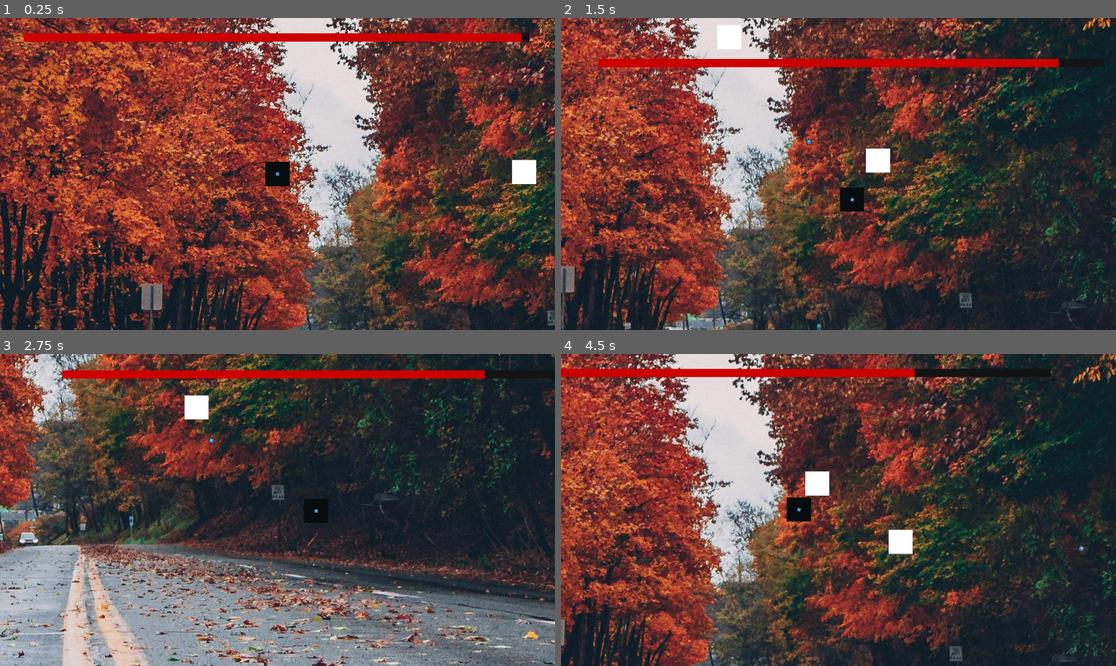
Above: before the commit, frames 1-4 (two rows, left to right).
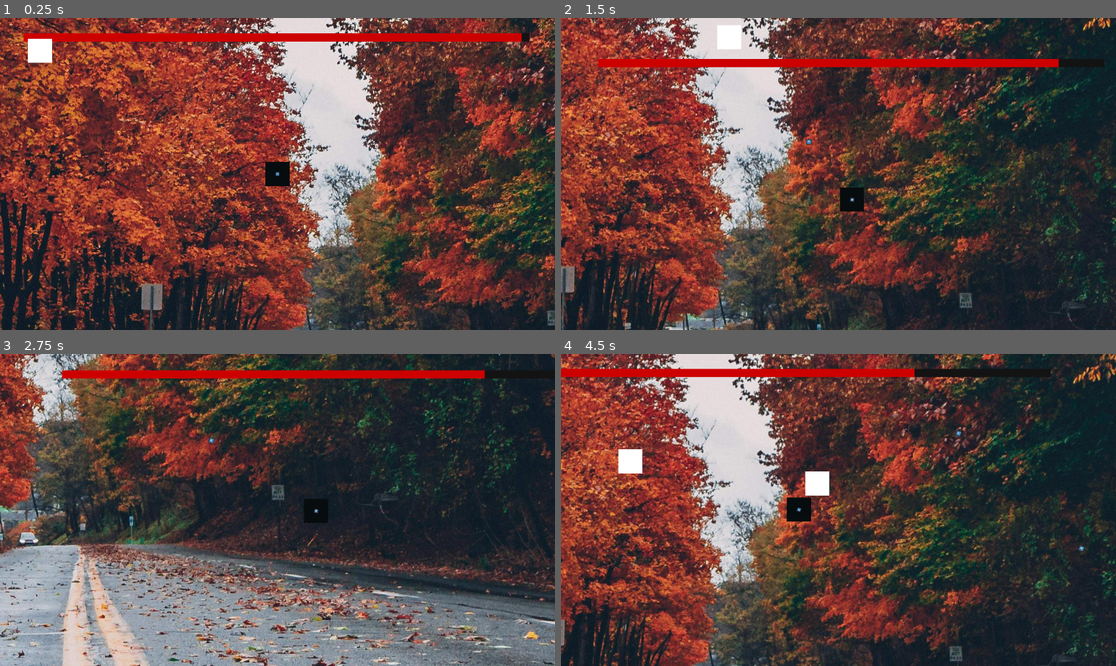
Above: after the commit, the same moments.

Repository: Beverstaart27/mage-game-poc
Game: Godot game, scene res://node_3d.tscn
Same seed, same stepped clock (60 frames per second), same inputs: the game is played once before the commit and once after it. The engine's default icon, where the game draws it, is replaced by a stand-in: a white triangle on a blue panel in a dark square.
Inputs (mouse positions are in pixels of both pictures, inside the frame that each line leads up to):
- Up to frame 1 (0.25 s): no input
- Up to frame 2 (1.5 s): move the mouse to (960, 158) at 0.52 s; hold D (right) 0.53-1.28 s; click (960, 158) at 0.6 s; move the mouse to (727, 189) at 1.27 s; hold S (down) from 1.28 s (still down); click (727, 189) at 1.35 s
- Up to frame 3 (2.75 s): move the mouse to (333, 441) at 2.02 s; release S (down) at 2.03 s; hold D (right) from 2.03 s (still down); click (333, 441) at 2.1 s
- Up to frame 4 (4.5 s): move the mouse to (810, 572) at 2.77 s; release D (right) at 2.78 s; hold W (up) 2.78-3.53 s; click (810, 572) at 2.85 s; move the mouse to (1005, 556) at 3.52 s; hold A (left) from 3.53 s (still down); click (1005, 556) at 3.6 s; move the mouse to (672, 463) at 4.27 s; click (672, 463) at 4.35 s

The runs differ from the first frame. In frame 1, 0.7% of the frame differs, in the area x 5-97%, y 6-54%; in frame 2, 0.3%; in frame 3, 0.4%; in frame 4, 0.7%, in the area x 10-73%, y 24-65%.

Commit message:
ik haat godot

Diff:
--- a/node_3d.tscn
+++ b/node_3d.tscn
@@ -13,9 +13,8 @@
 position = Vector2(235, 192)
 texture = ExtResource("2_118g4")
 
-[node name="enemy1" parent="." node_paths=PackedStringArray("killUrge") instance=ExtResource("4_nr5l8")]
+[node name="enemy1" parent="." instance=ExtResource("4_nr5l8")]
 position = Vector2(49, -384)
-killUrge = NodePath("../Character")
 
-[node name="enemy2" parent="." instance=ExtResource("4_nr5l8")]
-position = Vector2(537, -4)
+[node name="enemy3" parent="." instance=ExtResource("4_nr5l8")]
+position = Vector2(-515, -268)
--- a/scripts/enemy.gd
+++ b/scripts/enemy.gd
@@ -3,12 +3,13 @@
 class_name enemy
 
 var health: float
-@export var killUrge: Node
+@onready var player = get_node("../Character")
 
 
 func lowerHealth(amount: float)-> void:
 	health -= amount
 	if(health < 0):
-		print(killUrge)
-		#killUrge.addUrgeRepression()
+
+		print(player.get_node("UrgeRepressionBar"))
+		player.get_node("UrgeRepressionBar").addUrgeRepression()
 		queue_free()
--- a/scripts/enemy_1.gd
+++ b/scripts/enemy_1.gd
@@ -2,7 +2,6 @@
 
 const MAX_HEALTH: float = 10.0
 var speed: int = 100
-@onready var player = $"../Character"
 
 # Called when the node enters the scene tree for the first time.
 func _ready() -> void:
